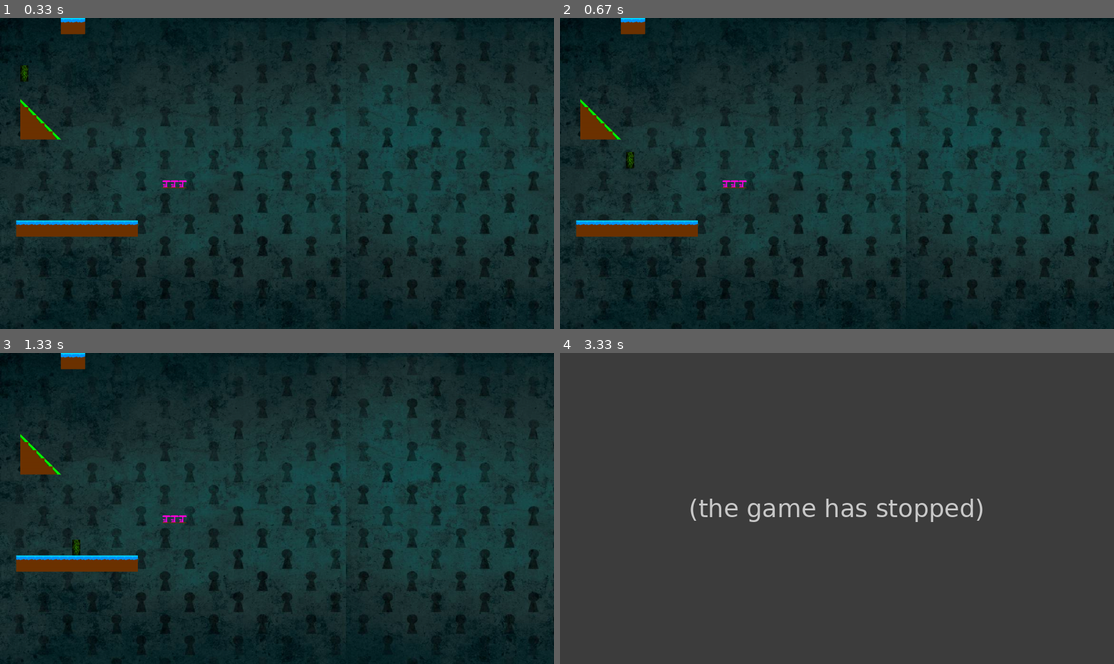
Above: before the commit, frames 1-4 (two rows, left to right).
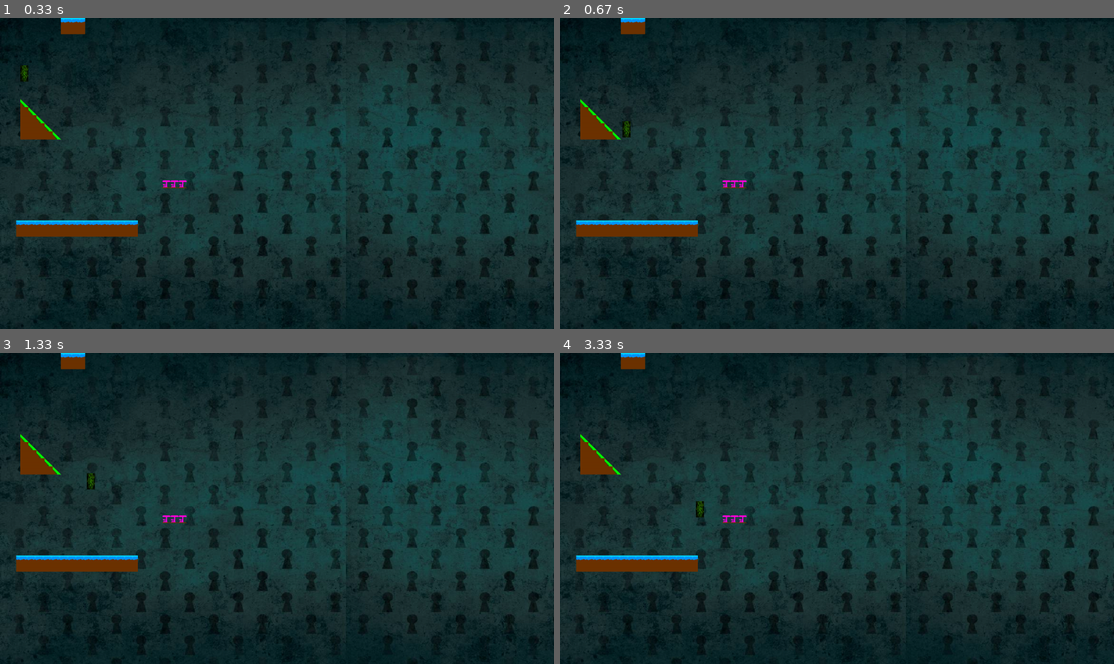
Above: after the commit, the same moments.

Repository: bouleaulama30/platformer_pygame
Game: pygame game, started from platformer_main.py
Two runs of this game, one before a commit and one after it. Both use one fixed random seed, a clock stepped at 60 frames per second and the inputs below.
Inputs:
- Up to frame 1 (0.33 s): no input
- Up to frame 2 (0.67 s): hold Right from 0.33 s (still down)
- Up to frame 3 (1.33 s): release Right at 0.8 s; hold Up 0.83-1.13 s; hold Right from 1.17 s (still down)
- Up to frame 4 (3.33 s): release Right at 1.63 s; hold Left 1.67-2.2 s; hold Left 2.23-2.63 s; hold Up 2.67-3.03 s; hold Right from 3.07 s (still down)

Frame 1 is identical in both runs. In frame 2, 0.1% of the frame differs, in the area x 11-14%, y 33-49%; in frame 3, 0.2%; in frame 4, 100%, in the area x 0-100%, y 0-100%.
Before the commit the program exited at 3.17 s; later frames show no game.

Commit message:
fixed collisions

Diff:
--- a/player.py
+++ b/player.py
@@ -25,7 +25,7 @@
             print("character undefined")
             exit()
         self.image= self.skin["still_left"]
-        self.coll = (False, "")
+        self.coll = [False, False, False, ""]
 
     def is_colliding(self, t_blocks):
         l=[False,False,False, ""] #l = [isColliding, isJumping, isSlipping, "shapeCollided"]
@@ -33,29 +33,29 @@
             if self.posx < b.posx + b.w and self.posx + self.w > b.posx and self.posy < b.posy + b.h and self.posy + self.h > b.posy:
                 if not b.isTriangle :
                     if b.type=='j':
-                        l=[True,True,False, "rect"]
+                        l=[True, True, False, "rect"]
                         return l
-                    if b.type=='s':
-                        l=[True,False,True, "rect"]
+                    elif b.type=='s':
+                        l=[True, False, True, "rect"]
                     else:
-                        l=[True,False,False, "rect"]
+                        l=[True, False, False, "rect"]
                         return l
 
                 elif b.orientation == "NE" :
                     if not (self.posx + self.w < b.posx + (self.posy - b.posy)  and  (self.posy > b.posy + b.h - (self.posx + self.w - b.posx))) :
-                        l=[True,False,False, "NE"]
+                        l=[True, False, False, "NE"]
                         return l
                 elif b.orientation == "NO" :
                     if not (self.posx > b.posx + b.w - (self.posy - b.posy) and self.posy > b.posy + b.h - (self.posx - b.posx)) :
-                        l=[True,False,False, "NO"]
+                        l=[True, False, False, "NO"]
                         return l
                 elif b.orientation == "SE" :
                     if not (self.posx + self.w < b.posx + b.w - (self.posy - b.posy) and self.posy+self.h > b.posy - self.posx + self.w - b.posx) :
-                        l=[True,False,False, "SE"]
+                        l=[True, False, False, "SE"]
                         return l
                 elif b.orientation == "SO" :
                     if not (self.posx > b.posx + (self.posy + self.h - b.posy) and self.posy + self.h < b.posy + self.posx - b.posx) :
-                        l=[True,False,False, "SO"]
+                        l=[True, False, False, "SO"]
                         return l
         return l
 
@@ -86,9 +86,10 @@
             self.vely= -800
             play('jump')
 
+        print(self.coll)
+        #teste déplacement x
         depx*=dt
         self.posx+=depx
-
         collisionPrecedente = self.coll
         self.coll = self.is_colliding(t_blocks)
         if self.coll[0]:
@@ -114,9 +115,10 @@
                     self.posy -= abs(self.vely)*dt
 
 
-
+        #teste déplacement y
         self.is_grounded=False
         self.posy+= self.vely *dt
+        self.coll = self.is_colliding(t_blocks)
 
         #pour le jump du champignon
         if self.coll[1]:
@@ -152,6 +154,7 @@
                     self.posx -= abs(self.vely)*dt
             #Mais s'il se tape un rectangle, c'est peut-être qu'il était sur un triangle avant et devrait continuer à glisser
             elif collisionPrecedente[0] and collisionPrecedente[3] != "rect" :
+                print("2")
                 if collisionPrecedente[3] == "NO" :
                     self.posy += abs(self.vely)*dt
                 elif collisionPrecedente[3] == "NE" :
